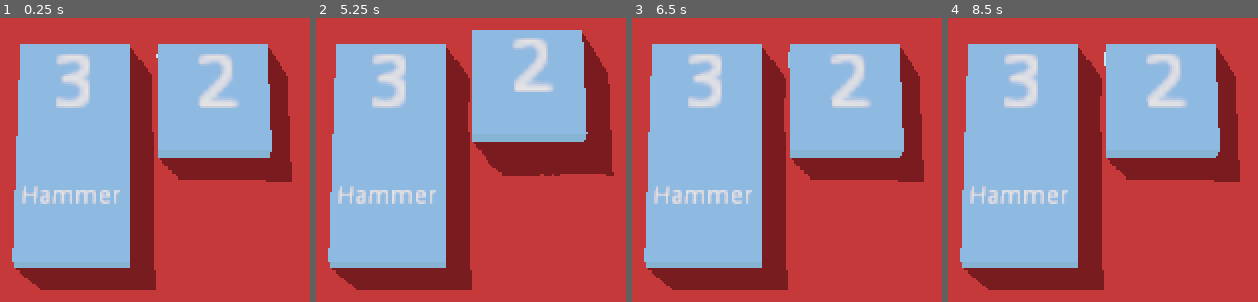
Above: before the commit, frames 1-4 (left to right).
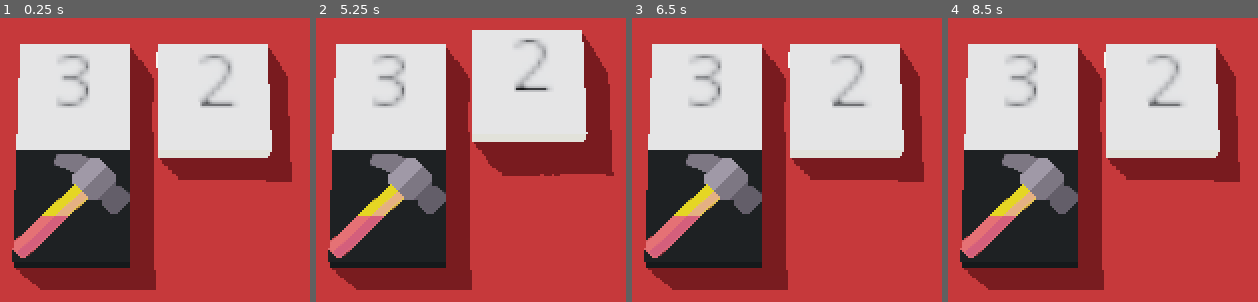
Above: after the commit, the same moments.

Repository: njj-abs/godot-merge-tile
Game: Godot game, scene res://3D/physics/DragAndDrop.tscn
Same seed, same stepped clock (60 frames per second), same inputs: the game is played once before the commit and once after it. The engine's default icon, where the game draws it, is replaced by a stand-in: a white triangle on a blue panel in a dark square.
Inputs (mouse positions are in pixels of both pictures, inside the frame that each line leads up to):
- Up to frame 1 (0.25 s): no input
- Up to frame 2 (5.25 s): tap Enter at 0.5, 2, 3.5 s; move the mouse to (outside the picture) at 0.52 s; click (outside the picture) at 0.67 s; tap Space at 1.25, 2.75, 4.25 s; drag from (outside the picture) to (365, 282) at 1.27 s; move the mouse to (outside the picture) at 2.02 s; click (outside the picture) at 2.17 s; drag from (365, 282) to (outside the picture) at 2.77 s; move the mouse to (outside the picture) at 3.52 s; click (outside the picture) at 3.67 s; drag from (outside the picture) to (outside the picture) at 4.27 s; move the mouse to (526, 94) at 5.02 s; click (526, 94) at 5.17 s
- Up to frame 3 (6.5 s): drag from (outside the picture) to (outside the picture) at 5.77 s
- Up to frame 4 (8.5 s): move the mouse to (outside the picture) at 6.52 s; click (outside the picture) at 6.67 s; drag from (outside the picture) to (997, 282) at 7.27 s; move the mouse to (outside the picture) at 8.02 s; click (outside the picture) at 8.17 s

The runs differ from the first frame. In frame 1, 42% of the frame differs, in the area x 3-88%, y 9-89%; in frame 2, 42%; in frame 3, 42%; in frame 4, 42%, in the area x 3-95%, y 9-95%.

Commit message:
Added the hammer texture and scale the tile.

Diff:
--- a/3D/physics/DragAndDrop.gd
+++ b/3D/physics/DragAndDrop.gd
@@ -30,10 +30,14 @@
 func _ready():
 	var hammer = tile_scene.instance();
 	hammer.translation = Vector3(-1, 0.3, 2)
-	hammer.get_node("Label3D").text = 'Hammer'
 	hammer.value = 'hammer'
 	hammer.get_node("Label3D").pixel_size = 0.03
+
+	hammer.get_node("square").get_node("Plane").set_surface_material(0, SpatialMaterial.new())
+	hammer.get_node("square").get_node("Plane").get_surface_material(0).albedo_texture = load("res://3D/hammer.png")
+
 	add_child(hammer)
+
 	for tile in tiles:
 		var x = tile.position.x;
 		var y = tile.position.y;
--- a/3D/physics/DragAndDrop.tscn
+++ b/3D/physics/DragAndDrop.tscn
@@ -105,8 +105,7 @@
 shadow_contact = 5.0
 
 [node name="RigidBody" type="RigidBody" parent="."]
-transform = Transform( 1, 0, 0, 0, 1, 0, 0, 0, 1, 0, 1, 0 )
-visible = false
+transform = Transform( 1, 0, 0, 0, 1, 0, 0, 0, 1, 22.5525, 1, 0 )
 
 [node name="MeshInstance" type="MeshInstance" parent="RigidBody"]
 mesh = SubResource( 13 )
--- a/3D/physics/Tile.gd
+++ b/3D/physics/Tile.gd
@@ -34,14 +34,10 @@
 
 # Called when the node enters the scene tree for the first time.
 func _ready():
-	$square/Plane.set_surface_material(0,SpatialMaterial.new())
-	$square/Plane.get_surface_material(0).albedo_color = Color.cornflower
-
 	initial_position = get_translation()
 
 func add_new_tile():
 	var tile_instance = tile_scene.instance();
-
 	tile_instance.translation = colliedBody.translation
 	tile_instance.get_node("Label3D").text = str(value + colliedBody.value)
 	tile_instance.value = value + colliedBody.value
@@ -51,11 +47,13 @@
 
 func add_split_tile():
 	for tile in get_split_tile():
+		var tween = $Tween
 		var tile_instance = tile_scene.instance();
 		var position = tile.position;
-
+		var initial_scale = Vector3(0, 0.5, 0)
+		var final_scale = Vector3(1, 1, 1)
 		tile_instance.translation = Vector3(position.x, position.y, position.z)
-		tile_instance.scale = Vector3(0.5, 2,0.5)
+		tween.interpolate_property(tile_instance, "scale", initial_scale, final_scale, 1, Tween.TRANS_LINEAR, Tween.EASE_IN_OUT)
 		tile_instance.apply_impulse(Vector3(0.1, 0, 0), Vector3(tile.velocity,0,0))
 
 		tile_instance.get_node("Label3D").text = str(tile.value)
@@ -63,6 +61,8 @@
 		colliedBody.queue_free()
 
 		$"..".add_child(tile_instance)
+		tween.start()
+
 
 # Called every frame. 'delta' is the elapsed time since the previous frame.
 func _process(delta):
--- a/3D/physics/Tile.tscn
+++ b/3D/physics/Tile.tscn
@@ -27,10 +27,13 @@
 [node name="Label3D" type="Label3D" parent="."]
 transform = Transform( 1, 0, 0, 0, -4.37114e-08, 1, 0, -1, -4.37114e-08, 0, 1, 0 )
 pixel_size = 0.1
+modulate = Color( 0, 0, 0, 1 )
 script = ExtResource( 3 )
 
 [node name="square" parent="." instance=ExtResource( 4 )]
 transform = Transform( 1, 0, 0, 0, 4, 0, 0, 0, 1, 0, 0, 0 )
+
+[node name="Tween" type="Tween" parent="."]
 
 [connection signal="body_entered" from="." to="." method="_on_Tile_body_entered"]
 [connection signal="body_exited" from="." to="." method="_on_Tile_body_exited"]
Binary file added: 3D/hammer.png
